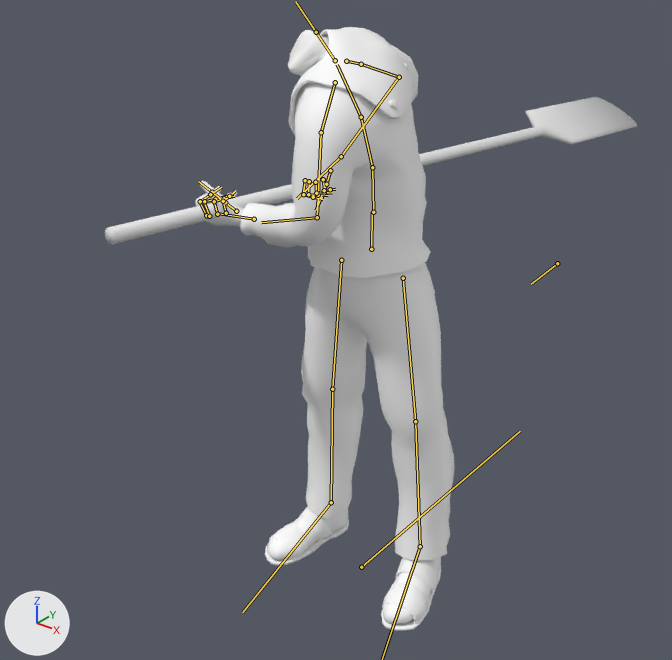
The FBX model Assets/_Project/Art/Animations/Gondoliere/Gondoliere rema destra.fbx as it was, and as the next commit left it.
One viewpoint serves both versions: a 50 mm lens placed at (1.28, -1.72, 1.8), pointed at (-0.34, 0.31, 0.54). The axes (+X, +Y, +Z) are drawn at lower left. The lights are the same throughout. Both versions are drawn at frame 1 of the action 'Rig Gondoliere|Rig Gondoliere|Gondoliere rema.002'; the numbers are the values there. The bones that bend it are drawn over the model as lines.

In view in the first picture: 'Gondoliere', 'Gondoliere.001'.
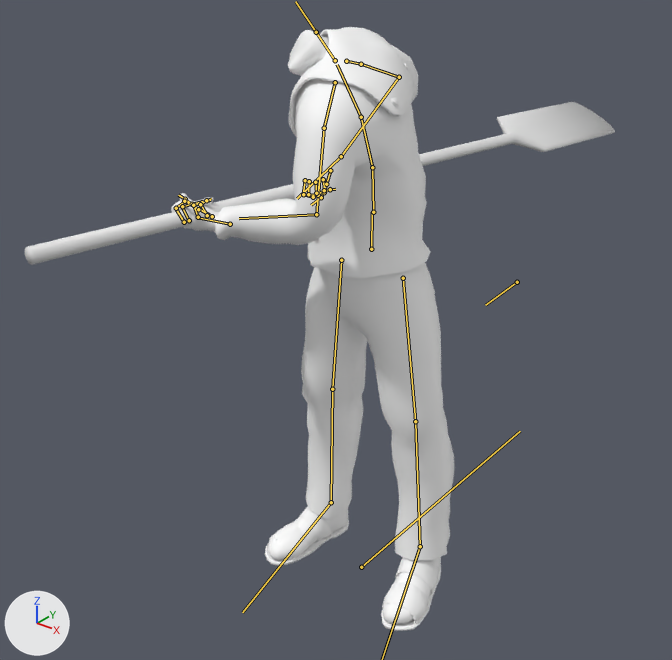
Changed parts and their boxes [x1, y1, x2, y2] in the pictures (672 x 660 px):
'Gondoliere', posed (9% wider)
    before: [195, 27, 454, 631]
    after: [171, 27, 454, 631]
'Gondoliere.001', posed (11% wider, 11% taller)
    before: [105, 97, 637, 244]
    after: [25, 102, 615, 265]
bone 'mixamorig:LeftShoulder', root to tip
    before: (335, 82) to (321, 132)
    after: (335, 82) to (324, 128)
bone 'mixamorig:LeftArm', root to tip
    before: (321, 132) to (317, 217)
    after: (324, 128) to (316, 214)
bone 'mixamorig:LeftForeArm', root to tip
    before: (317, 217) to (261, 222)
    after: (316, 214) to (239, 218)
bone 'mixamorig:LeftHand', root to tip
    before: (254, 219) to (218, 213)
    after: (230, 224) to (197, 217)
bone 'mixamorig:LeftHandThumb3', root to tip
    before: (212, 192) to (198, 181)
    after: (185, 199) to (178, 195)
bone 'mixamorig:LeftHandIndex3', root to tip
    before: (210, 194) to (221, 187)
    after: (184, 201) to (196, 207)
bone 'mixamorig:LeftHandPinky1', root to tip
    before: (226, 213) to (223, 201)
    after: (207, 215) to (201, 204)
bone 'mixamorig:LeftHandPinky2', root to tip
    before: (223, 201) to (229, 196)
    after: (200, 204) to (206, 200)
bone 'mixamorig:RightHandThumb3', root to tip
    before: (321, 197) to (316, 210)
    after: (321, 197) to (311, 205)
bone 'mixamorig:RightHandIndex3', root to tip
    before: (313, 197) to (323, 199)
    after: (313, 197) to (321, 192)
bone 'mixamorig:RightHandMiddle3', root to tip
    before: (318, 195) to (328, 195)
    after: (318, 195) to (319, 182)
bone 'mixamorig:RightHandRing3', root to tip
    before: (324, 192) to (332, 192)
    after: (324, 192) to (331, 187)
bone 'Bone.001', root to tip
    before: (557, 263) to (531, 284)
    after: (517, 282) to (485, 305)

The change in detail:
Bone 'mixamorig:LeftShoulder' (bone_mixamorig_leftshoulder) turns from (1, 23, 15) to (-5, 19, 7) degrees about its own x, y and z.
Bone 'mixamorig:LeftArm' (bone_mixamorig_leftarm) turns from (21, -13, 23) to (19, -16, 22) degrees about its own x, y and z.
Bone 'mixamorig:LeftForeArm' (bone_mixamorig_leftforearm) turns from (15, -31, 51) to (11, -33, 59) degrees about its own x, y and z.
Bone 'mixamorig:LeftHand' (bone_mixamorig_lefthand) moves from (-0.014, 0.022, -0.003) to (0.003, 0.027, -0.018).
Bone 'mixamorig:LeftHand' (bone_mixamorig_lefthand) turns from (-24, -29, 53) to (-23, -50, 39) degrees about its own x, y and z.
Bone 'mixamorig:LeftHandThumb3' (bone_mixamorig_lefthandthumb3) turns from (3, -1, 12) to (-11, -3, -49) degrees about its own x, y and z.
Bone 'mixamorig:LeftHandIndex3' (bone_mixamorig_lefthandindex3) turns from (-11, -1, -2) to (43, -1, 10) degrees about its own x, y and z.
Bone 'mixamorig:LeftHandPinky1' (bone_mixamorig_lefthandpinky1) turns from (51, 1, 18) to (29, 16, 28) degrees about its own x, y and z.
Bone 'mixamorig:LeftHandPinky2' (bone_mixamorig_lefthandpinky2) turns from (38, 4, -17) to (71, -3, -2) degrees about its own x, y and z.
Bone 'mixamorig:RightHandThumb3' (bone_mixamorig_righthandthumb3) turns from (8, 3, -12) to (-22, 1, 32) degrees about its own x, y and z.
Bone 'mixamorig:RightHandIndex3' (bone_mixamorig_righthandindex3) turns from (-5, 0, 1) to (30, 1, -6) degrees about its own x, y and z.
Bone 'mixamorig:RightHandMiddle3' (bone_mixamorig_righthandmiddle3) turns from (-13, 1, 1) to (69, 3, -7) degrees about its own x, y and z.
Bone 'mixamorig:RightHandRing3' (bone_mixamorig_righthandring3) turns from (-4, 0, 0) to (22, 0, 0) degrees about its own x, y and z.
Bone 'Bone.001' (bone_bone_001) moves from (0.375, -0.378, -0.054) to (0.347, -0.183, -0.044).
